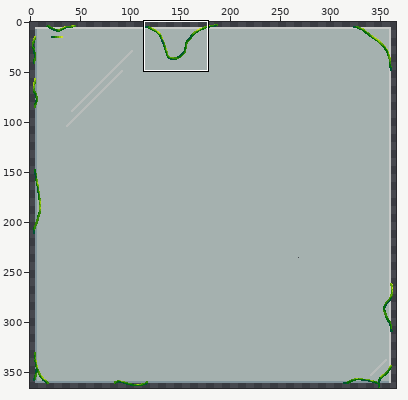
File history of a pixel-art file, assets/misc/MenuBackground.aseprite. Above: a wide view before the commit, with the close-up outlined.
Close-up. The starting point:
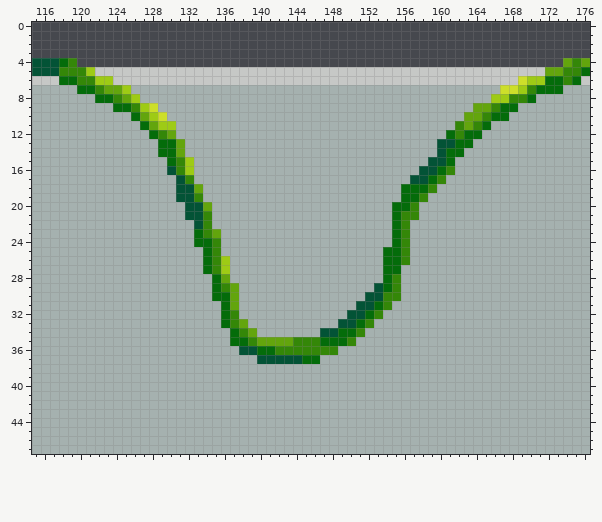
366x366 pixels, 1 frame. Shown: x 115..176, y 0..47. The commit also changed other parts of the picture, which this record leaves out.
Once edited:
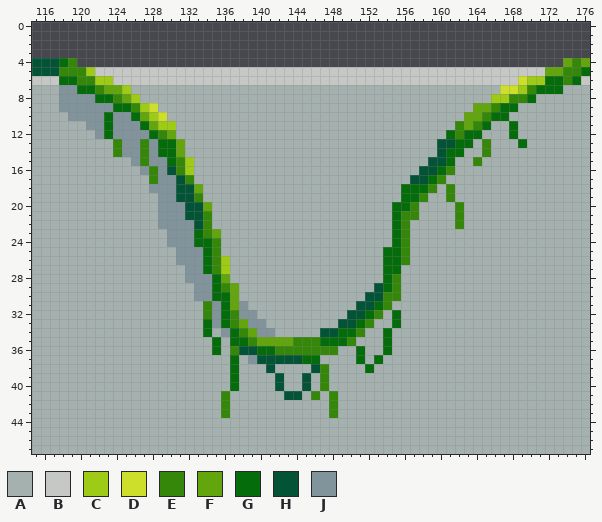
Palette (. is transparent): A #a5b1af  B #c6c8c6  C #9ecb15  D #cddf2a  E #348708  F #63a50d  G #046c0a  H #035336  J #81949c
Change:
Layers "Layer 2", "Layer 1":
y 7: x 118..119 AA -> JJ
y 8: x 118..121 AAAA -> JJJJ
y 9: x 118..123 AAAAAA -> JJJJJJ
y 10: x 119..125 AAAAAAA -> JJJJGJJ
y 11: x 121..126 AAAAAA -> JJGJJJ; x 168 A -> G
y 12: x 122..127 AAAAAA -> JGJJJJ; x 168 A -> G
y 13: x 124..128 AAAAA -> EJJEJ; x 165 A -> E; x 169 A -> G
y 14: x 124..128 AAAAA -> EJJEJ; x 165 A -> E
y 15: x 126..129 AAAA -> JEJJ; x 164 A -> E
y 16: x 127..129 AAA -> JEJ
y 17: x 128..130 AAA -> EJJ
y 18: x 128..130 AAA -> JJJ; x 161 A -> E
y 19: x 129..130 AA -> JJ; x 161 A -> E
y 20..21: x 129..131 AAA -> JJJ; x 162 A -> E
y 22: x 129..132 AAAA -> JJJJ; x 162 A -> E
y 23..24: x 130..132 AAA -> JJJ
y 25..26: x 131..133 AAA -> JJJ
y 27: x 132..133 AA -> JJ
y 28: x 132..134 AAA -> JJJ
y 29..30: x 133..134 AA -> JJ
y 31: x 134..135 AA -> EJ; x 138 A -> J
y 32: x 134..135 AA -> EJ; x 138..139 AA -> JJ; x 155 A -> G
y 33: x 134..135 AA -> GJ; x 139..140 AA -> JJ; x 155 A -> G
y 34: x 134 A -> G; x 136 A -> J; x 140..141 AA -> JJ; x 154 A -> G
y 35: x 135 A -> G; x 154 A -> G
y 36: x 135 A -> G; x 137 A -> E; x 151 A -> G; x 154 A -> G
y 37: x 137 A -> G; x 139 A -> J; x 151 A -> G; x 153 A -> G
y 38: x 137 A -> G; x 141 A -> H; x 146..147 AA -> HE; x 152 A -> G
y 39..40: x 137 A -> G; x 142 A -> H; x 145 A -> H; x 147 A -> E
y 41: x 136 A -> E; x 143..144 AA -> HH; x 146 A -> E; x 148 A -> E
y 42..43: x 136 A -> E; x 148 A -> E
